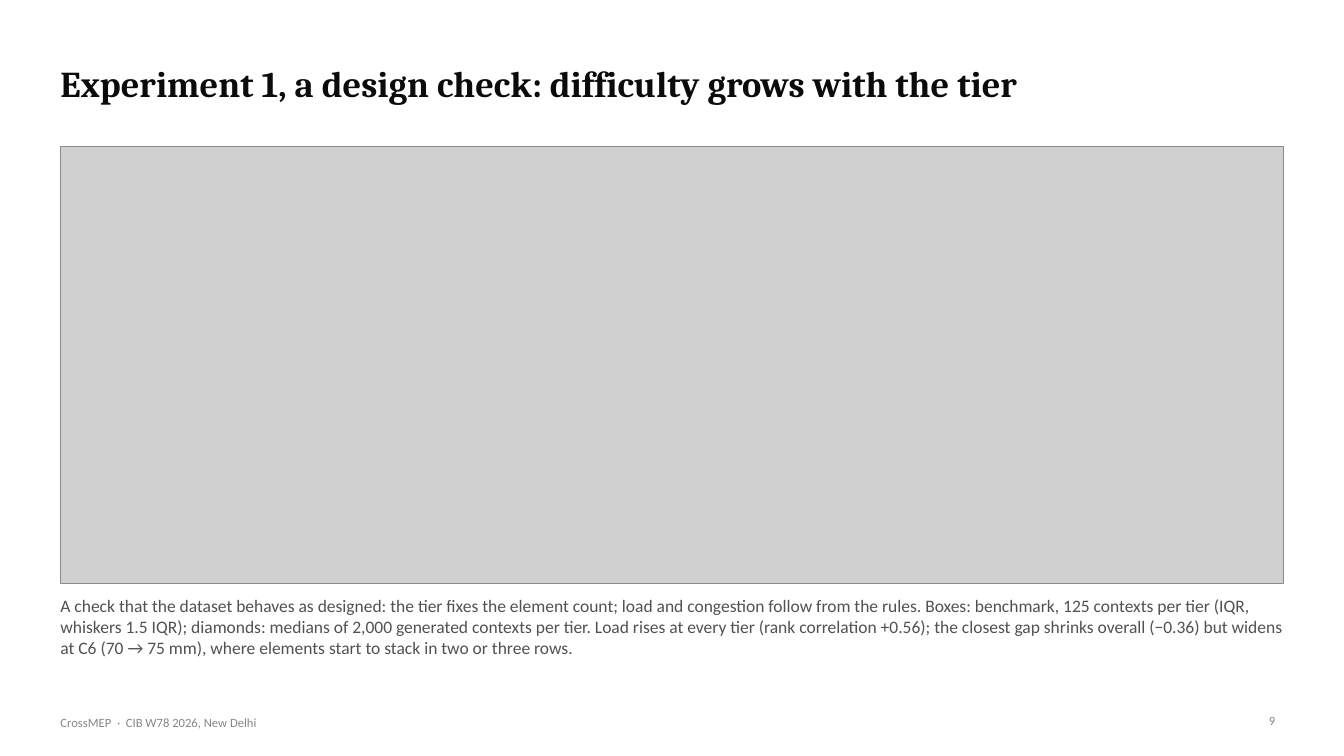
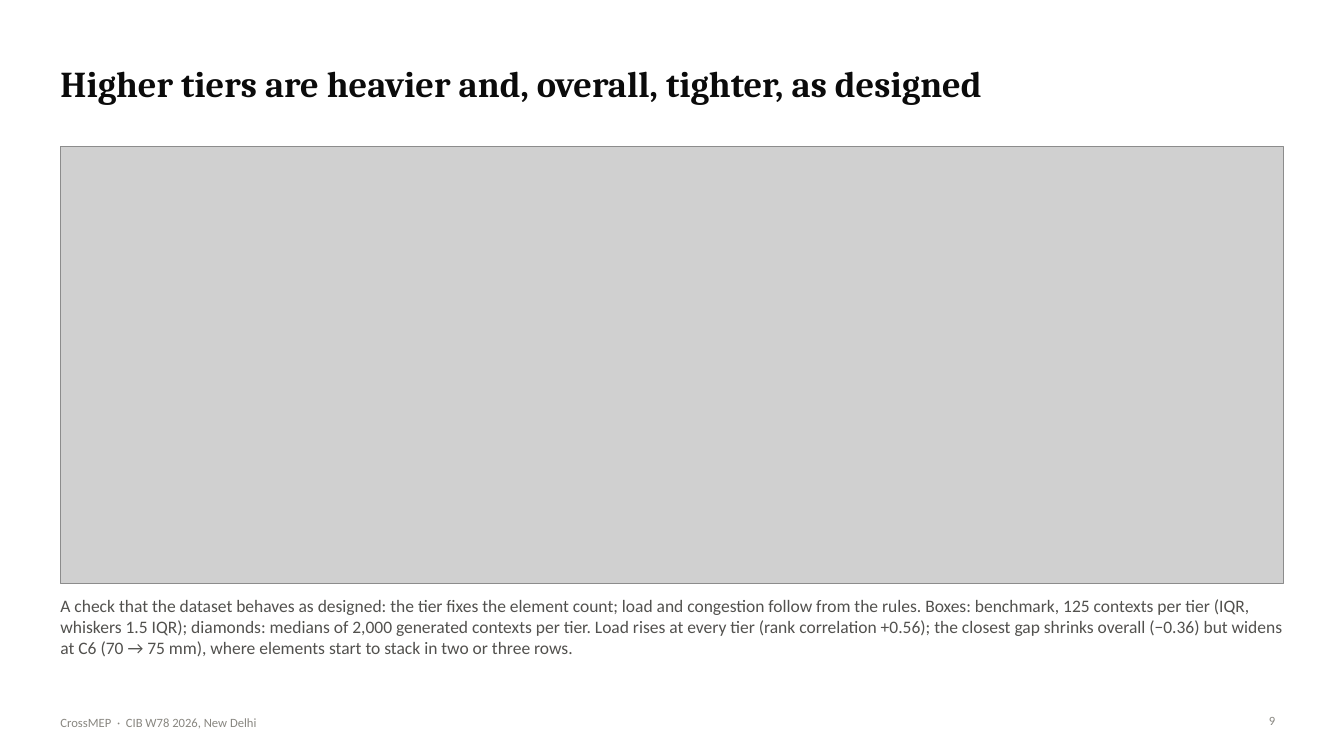
Before and after one commit to lavinia-ped/CrossMEP_Dataset, a slide deck: slide 9 of docs/CrossMEP_CIBW78_talk.pptx. Drawn at 1344x756 pixels with LibreOffice and Linux fonts; fonts in the diff are those of the drawing; grey boxes stand for pictures. Boxes give left, top, right and bottom in pixels: in the first picture for what was removed or moved away, otherwise in the second. Text is boxed around its words. In the diff, an @@ line names an element or a change of style, - is before the commit and + after.

Commit message:
Talk: slide titles state their message
Each title is now a sentence with a point (for example 'Spacing holds up on a
clinic the generator never saw', 'Nowadays, every pipe, duct and tray hangs from
a hand-designed support') rather than a topic label. Numbers in titles are
computed from the released data. Script headings updated to match; PPTX and PDF
rebuilt.

```diff
--- a/docs/CrossMEP_CIBW78_talk.pptx
+++ b/docs/CrossMEP_CIBW78_talk.pptx
@@ title at <box>60,71,982,105</box>: text changed @@
-Experiment 1, a design check: difficulty grows with the tier
+Higher tiers are heavier and, overall, tighter, as designed
```
Also in this commit, not shown: 18 other slides changed, 4 other files.
